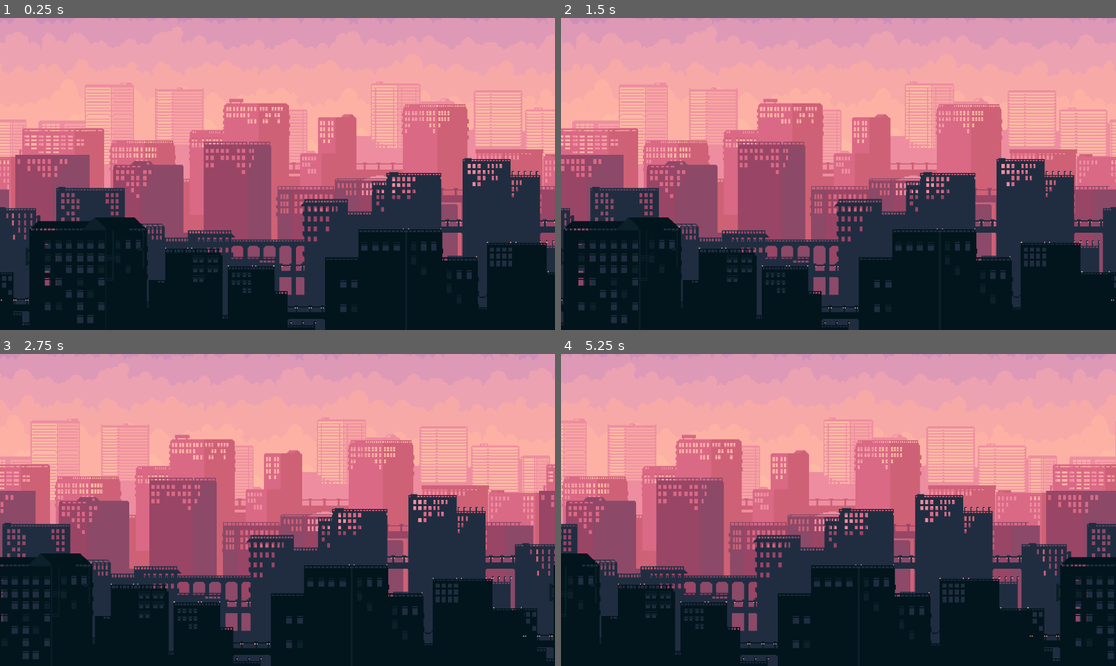
Above: before the commit, frames 1-4 (two rows, left to right).
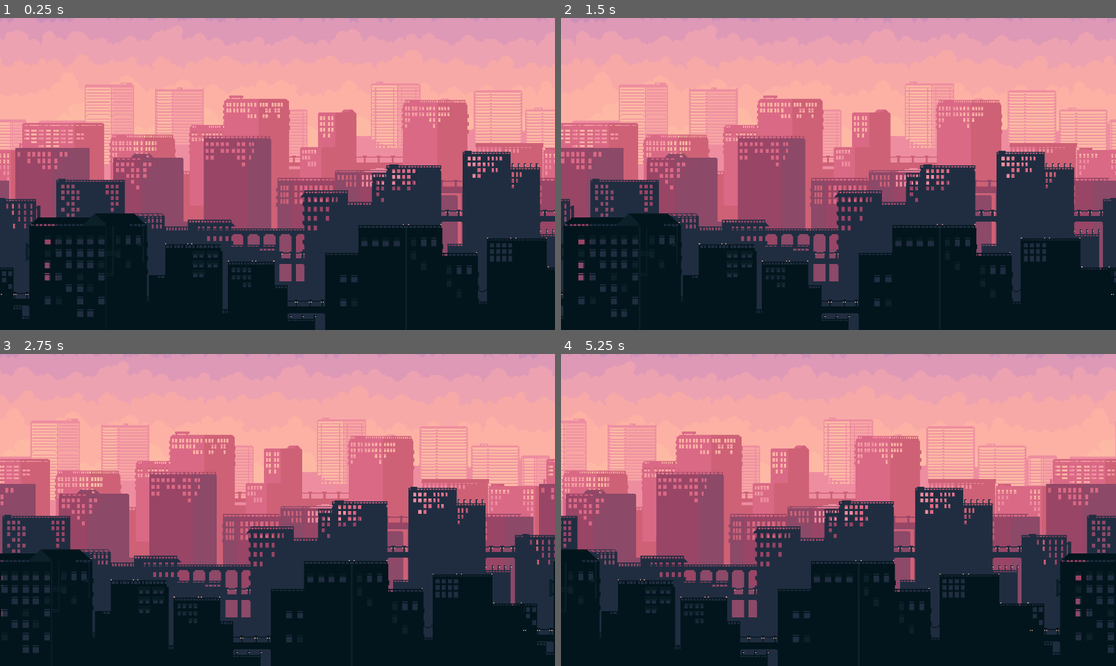
Above: after the commit, the same moments.

Repository: EmaGaleas/proyecto_progra3_p
Game: Godot game, scene res://escenas/fondoMenu.tscn
Two runs of this game, one before a commit and one after it. Both use one fixed random seed, a clock stepped at 60 frames per second and the inputs below.
Inputs:
- Up to frame 1 (0.25 s): no input
- Up to frame 2 (1.5 s): no input
- Up to frame 3 (2.75 s): no input
- Up to frame 4 (5.25 s): no input

The runs differ from the first frame. In frame 1, 13% of the frame differs, in the area x 0-100%, y 24-100%; in frame 2, 13%; in frame 3, 13%; in frame 4, 13%.

Commit message:
MENU DONE

Diff:
--- a/escenas/fondoMenu.tscn
+++ b/escenas/fondoMenu.tscn
@@ -6,6 +6,7 @@
 [ext_resource type="Texture2D" uid="uid://cbift4bu4mkvs" path="res://rec/free-city-backgrounds-pixel-art/city 2/4.png" id="4_2edcg"]
 [ext_resource type="Texture2D" uid="uid://fsttw17vlckx" path="res://rec/free-city-backgrounds-pixel-art/city 2/5.png" id="5_2kpjc"]
 [ext_resource type="Texture2D" uid="uid://doqfgqul03nq7" path="res://rec/free-city-backgrounds-pixel-art/city 2/6.png" id="6_sugsi"]
+[ext_resource type="Texture2D" uid="uid://byvd0uyhsjgxy" path="res://rec/FONDO.png" id="7_xbdad"]
 
 [sub_resource type="GDScript" id="GDScript_yfp41"]
 script/source = "extends ParallaxBackground
@@ -22,14 +23,21 @@
 "
 
 [node name="fondo_menu" type="ParallaxBackground"]
+layer = -99
 script = SubResource("GDScript_yfp41")
 
-[node name="ParallaxLayer2" type="ParallaxLayer" parent="."]
+[node name="ParallaxLayer3" type="ParallaxLayer" parent="."]
 
-[node name="back" type="Sprite2D" parent="ParallaxLayer2"]
+[node name="back" type="Sprite2D" parent="ParallaxLayer3"]
 position = Vector2(2, -12)
-scale = Vector2(2.07986, 2.27778)
+scale = Vector2(2.07986, 2.04012)
 texture = ExtResource("1_yckbm")
+centered = false
+
+[node name="back2" type="Sprite2D" parent="ParallaxLayer3"]
+position = Vector2(1, -17)
+scale = Vector2(1.87517, 2.04012)
+texture = ExtResource("7_xbdad")
 centered = false
 
 [node name="ParallaxLayer" type="ParallaxLayer" parent="."]
@@ -38,7 +46,7 @@
 
 [node name="back2" type="Sprite2D" parent="ParallaxLayer"]
 position = Vector2(1, -12)
-scale = Vector2(2.08854, 2.27778)
+scale = Vector2(2.08854, 2.04012)
 texture = ExtResource("1_yckbm")
 centered = false
 
@@ -52,27 +60,27 @@
 [node name="ed2" type="Sprite2D" parent="ParallaxLayer"]
 texture_filter = 1
 position = Vector2(1, 3)
-scale = Vector2(2.09549, 2.09259)
+scale = Vector2(2.09549, 1.99383)
 texture = ExtResource("3_6mues")
 centered = false
 
 [node name="ed3" type="Sprite2D" parent="ParallaxLayer"]
 texture_filter = 1
 position = Vector2(1, 3.99998)
-scale = Vector2(2.09201, 2.09259)
+scale = Vector2(2.09201, 1.98765)
 texture = ExtResource("4_2edcg")
 centered = false
 
 [node name="ed4" type="Sprite2D" parent="ParallaxLayer"]
 texture_filter = 1
 position = Vector2(1, 3.99998)
-scale = Vector2(2.08681, 2.09259)
+scale = Vector2(2.08681, 1.98765)
 texture = ExtResource("5_2kpjc")
 centered = false
 
 [node name="ed5" type="Sprite2D" parent="ParallaxLayer"]
 texture_filter = 1
 position = Vector2(1, 3.99998)
-scale = Vector2(2.10069, 2.03086)
+scale = Vector2(2.10069, 1.99074)
 texture = ExtResource("6_sugsi")
 centered = false
--- a/escenas/menu.tscn
+++ b/escenas/menu.tscn
@@ -1,6 +1,7 @@
-[gd_scene load_steps=3 format=3 uid="uid://da5rhvg682uo4"]
+[gd_scene load_steps=4 format=3 uid="uid://da5rhvg682uo4"]
 
 [ext_resource type="FontFile" uid="uid://0vo8rbultw43" path="res://rec/inconsolata/Inconsolata-Regular.ttf" id="1_du3ko"]
+[ext_resource type="FontFile" uid="uid://bd4lsheapt1xh" path="res://rec/game_set/GameSetDemoRegular.ttf" id="2_gem1r"]
 [ext_resource type="PackedScene" uid="uid://dh3e2hoso8fli" path="res://escenas/fondoMenu.tscn" id="2_gq7ra"]
 
 [node name="Menu" type="Control"]
@@ -10,6 +11,8 @@
 anchor_top = 0.5
 anchor_right = 0.5
 anchor_bottom = 0.5
+offset_top = -1.0
+offset_bottom = -1.0
 grow_horizontal = 2
 grow_vertical = 2
 
@@ -21,7 +24,7 @@
 anchor_right = 0.481
 anchor_bottom = 0.5
 offset_left = -221.0
-offset_top = 104.0
+offset_top = 119.0
 offset_right = 222.0
 offset_bottom = 352.0
 theme_override_constants/separation = 20
@@ -31,7 +34,7 @@
 layout_mode = 2
 theme_override_colors/font_color = Color(1, 1, 1, 1)
 theme_override_colors/font_pressed_color = Color(1, 1, 0, 0.866667)
-theme_override_colors/font_hover_color = Color(1, 1, 0, 0.866667)
+theme_override_colors/font_hover_color = Color(1, 0.34902, 0.670588, 1)
 theme_override_colors/font_focus_color = Color(1, 1, 0, 0.866667)
 theme_override_colors/font_hover_pressed_color = Color(1, 1, 0, 0.866667)
 theme_override_fonts/font = ExtResource("1_du3ko")
@@ -44,7 +47,7 @@
 layout_mode = 2
 theme_override_colors/font_color = Color(1, 1, 1, 1)
 theme_override_colors/font_pressed_color = Color(1, 0, 0, 0.901961)
-theme_override_colors/font_hover_color = Color(1, 0, 0, 0.901961)
+theme_override_colors/font_hover_color = Color(0, 0.0862745, 0.156863, 0.901961)
 theme_override_colors/font_focus_color = Color(1, 0, 0, 0.901961)
 theme_override_colors/font_hover_pressed_color = Color(1, 0, 0, 0.901961)
 theme_override_fonts/font = ExtResource("1_du3ko")
@@ -55,3 +58,15 @@
 icon_alignment = 1
 
 [node name="fondo_menu" parent="." instance=ExtResource("2_gq7ra")]
+
+[node name="Label" type="Label" parent="."]
+layout_mode = 0
+offset_left = -567.0
+offset_top = -338.0
+offset_right = 573.0
+offset_bottom = -204.0
+theme_override_colors/font_color = Color(0, 0, 0, 1)
+theme_override_fonts/font = ExtResource("2_gem1r")
+theme_override_font_sizes/font_size = 155
+text = "CRACKER RUNNER"
+horizontal_alignment = 1
Not shown: 1 places in escenas/fondoMenu.tscn that only renumber resources
Binary file added: rec/FONDO.png
Not shown, added: rec/FONDO.png.import
Not shown, added: rec/game_set/DEMO - PERSONAL USE ONLY - NihStudio.txt
Binary file added: rec/game_set/GameSetDemoRegular.ttf
Not shown, added: rec/game_set/GameSetDemoRegular.ttf.import
Not shown, added: rec/FONDO.pptx
